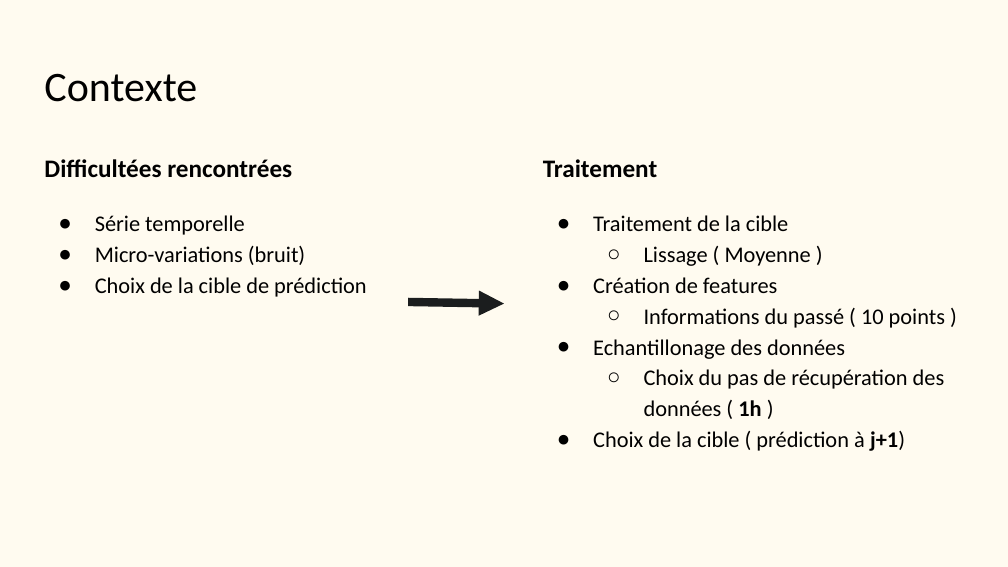
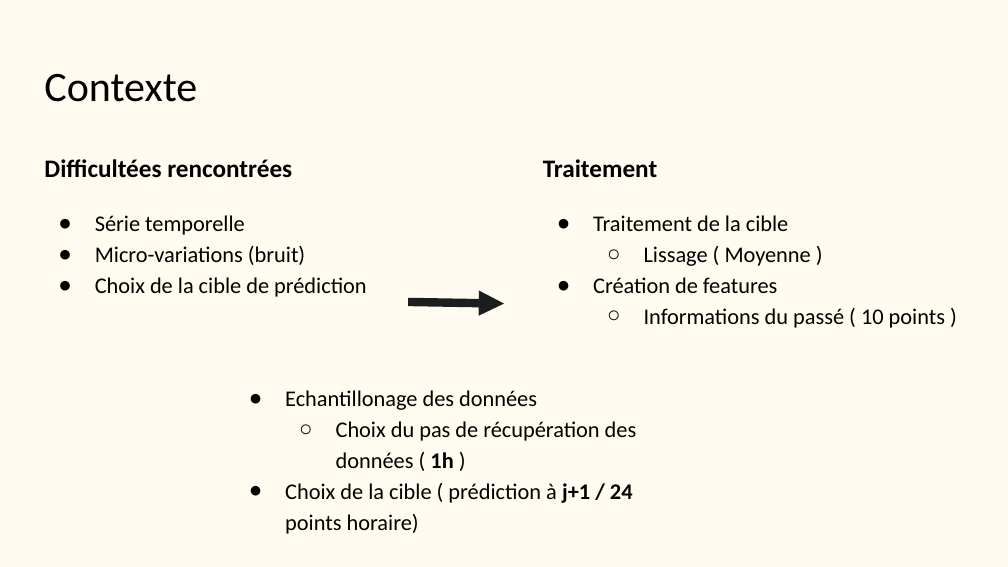
Before and after one commit to jcaillabet-ia/MAI26-BDE-OPA-2, a slide deck: slide 12 of docs/Présentation soutenance.pptx. Drawn at 1008x567 pixels with LibreOffice and Linux fonts; fonts in the diff are those of the drawing. Boxes give left, top, right and bottom in pixels: in the first picture for what was removed or moved away, otherwise in the second. Text is boxed around its words. In the diff, an @@ line names an element or a change of style, - is before the commit and + after.

```diff
--- a/docs/Présentation soutenance.pptx
+++ b/docs/Présentation soutenance.pptx
@@ text at <box>593,339,945,451</box>: paragraphs removed @@
-● Echantillonage des données
-  ○ Choix du pas de récupération des données ( 1h )
-● Choix de la cible ( prédiction à j+1)
@@ text added at <box>285,390,637,534</box>, 16 pt, text #000000 @@
+● Echantillonage des données
+  ○ Choix du pas de récupération des données ( 1h )
+● Choix de la cible ( prédiction à j+1 / 24 points horaire)
```
Also in this commit, not shown: 5 other slides changed, 6 other files.
